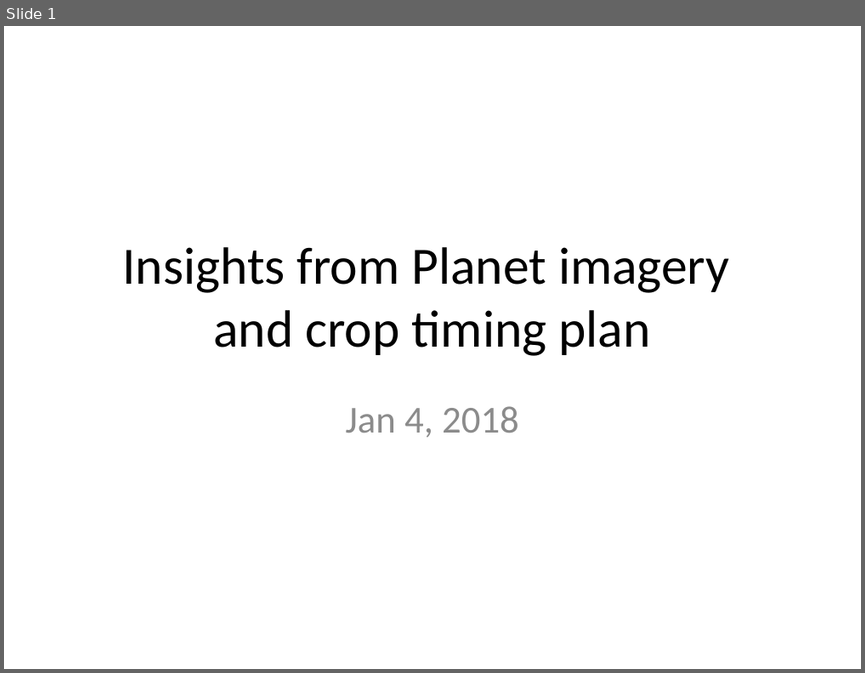
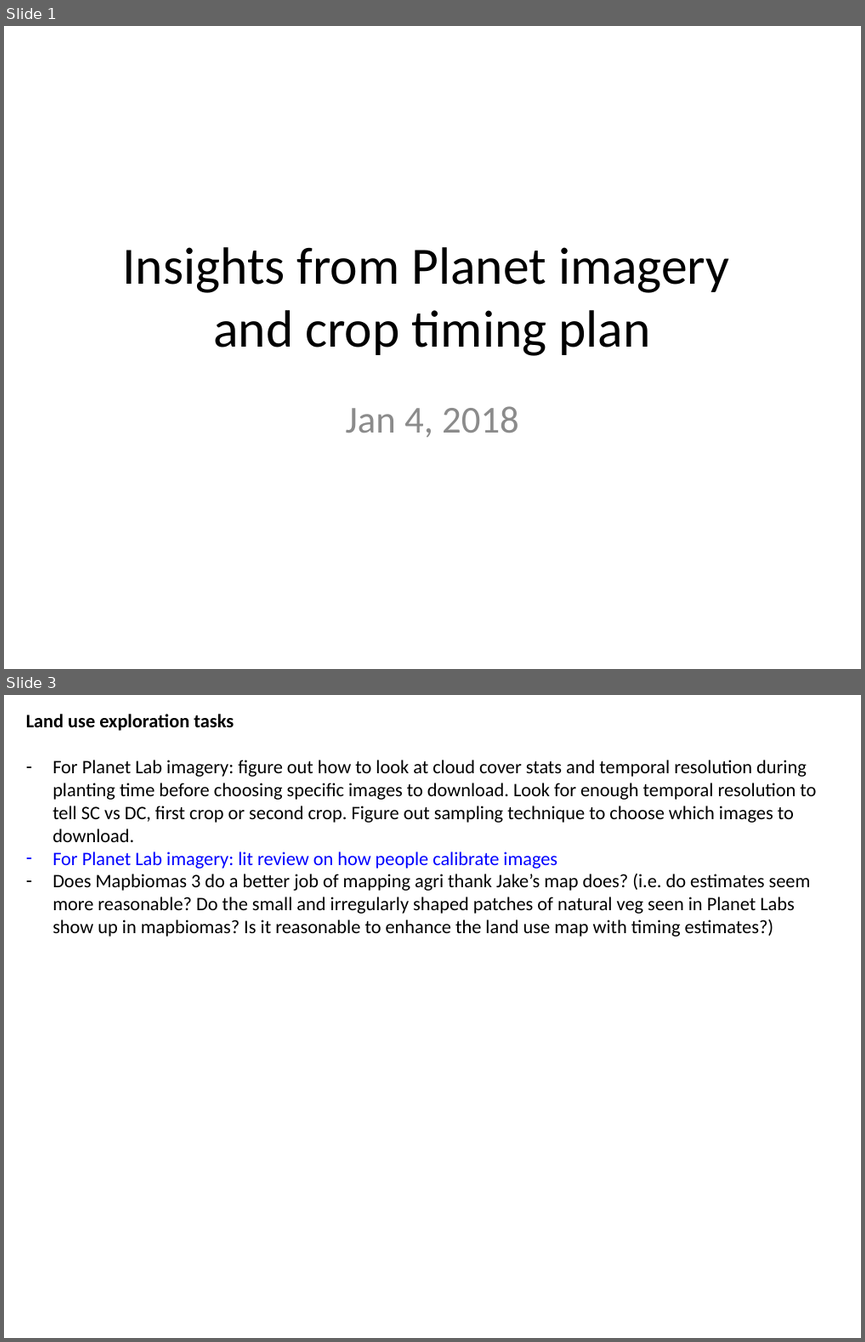
Before and after one commit to minghui-zhang/Meeting, a slide deck: January 4 2018.pptx. Shown one above the other, each under a label of ours: slide 1 before the commit, slides 1 and 3 after it; the slides between them are not shown. The pictures are 865x673 and 865x1342 pixels, drawn with LibreOffice and Linux fonts; fonts in the diff are those of the drawing. Boxes give left, top, right and bottom in pixels: in the first picture for what was removed or moved away, otherwise in the second. Text is boxed around its words. In the diff, an @@ line names an element or a change of style, - is before the commit and + after.

```diff
--- a/January 4 2018.pptx
+++ b/January 4 2018.pptx
@@ slide 3 added at [4, 695, 861, 1338], background #FFFFFF @@
@@ text added at [26, 714, 816, 936], 16 pt, text #000000 @@
+Land use exploration tasks
+– For Planet Lab imagery: figure out how to look at cloud cover stats and temporal resolution during planting time before choosing specific images to download. Look for enough temporal resolution to tell SC vs DC, first crop or second crop. Figure out sampling technique to choose which images to download.
+– For Planet Lab imagery: lit review on how people calibrate images
+– Does Mapbiomas 3 do a better job of mapping agri thank Jake’s map does? (i.e. do estimates seem more reasonable? Do the small and irregularly shaped patches of natural veg seen in Planet Labs show up in mapbiomas? Is it reasonable to enhance the land use map with timing estimates?)
```
Also in this commit, not shown: 14 slides changed, 3 other slides added, 2 slides removed.
